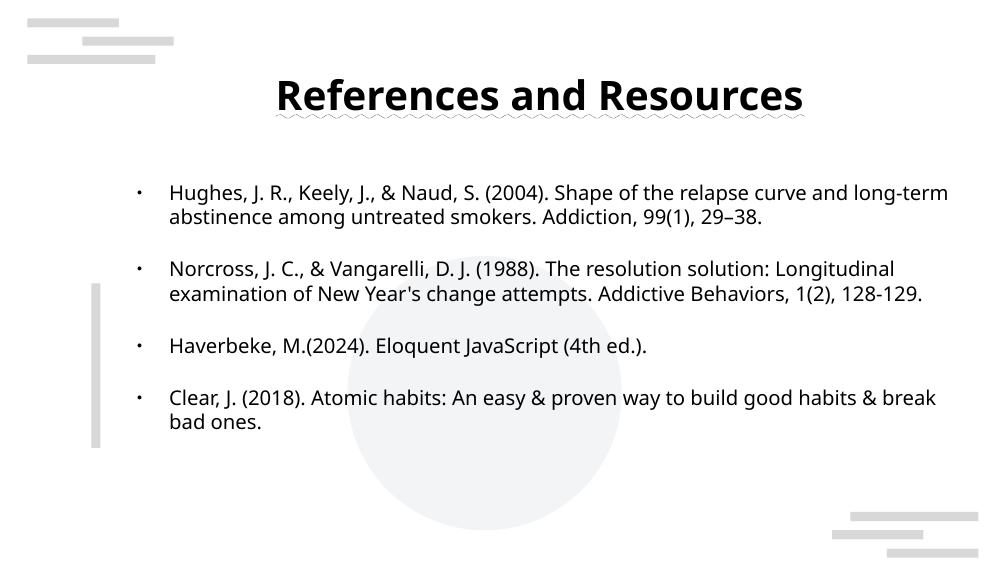
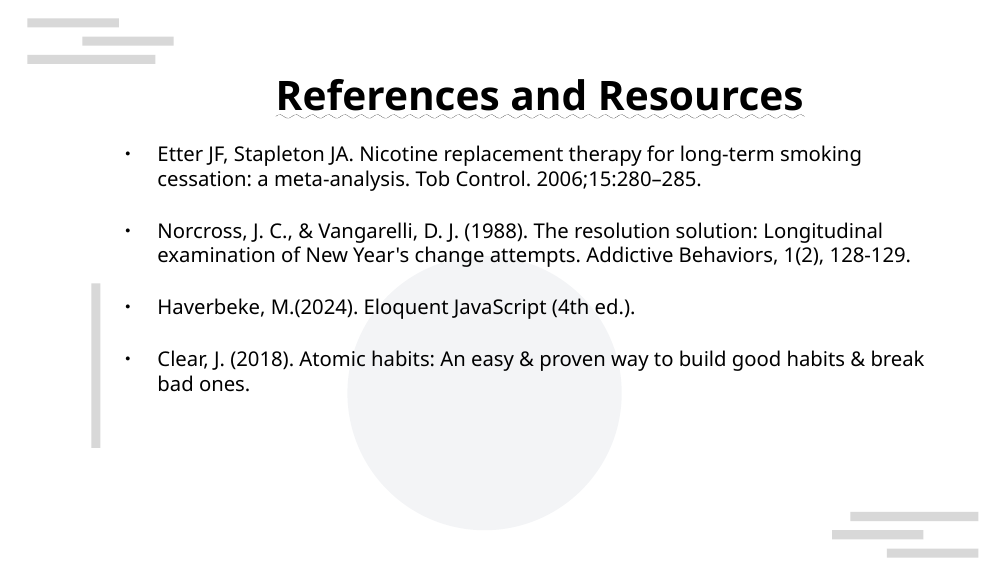
Before and after one commit to RealChoki/HTW-Notes, a slide deck: slide 7 of Semester 4/Englisch/HabitNow!.odp. Drawn at 1008x567 pixels with LibreOffice and Linux fonts; fonts in the diff are those of the drawing; background and template pictures are left out. Boxes give left, top, right and bottom in pixels: in the first picture for what was removed or moved away, otherwise in the second. Text is boxed around its words. In the diff, an @@ line names an element or a change of style, - is before the commit and + after.

```diff
--- a/Semester 4/Englisch/HabitNow!.odp
+++ b/Semester 4/Englisch/HabitNow!.odp
@@ text "Etter JF, Stapleton JA. Nicotine ...": place and size @@
-text "Etter JF, Stapleton JA. Nicotine ..." at bbox=[169, 184, 949, 430]
+text "Etter JF, Stapleton JA. Nicotine ..." at bbox=[157, 145, 925, 392]
@@ text at bbox=[157, 145, 862, 191]: text changed @@
-● Hughes, J. R., Keely, J., & Naud, S. (2004). Shape of the relapse curve and long-term abstinence among untreated smokers. Addiction, 99(1), 29–38.
+● Etter JF, Stapleton JA. Nicotine replacement therapy for long-term smoking cessation: a meta-analysis. Tob Control. 2006;15:280–285.
```
Also in this commit, not shown: 1 other slide changed, 2 other files.
